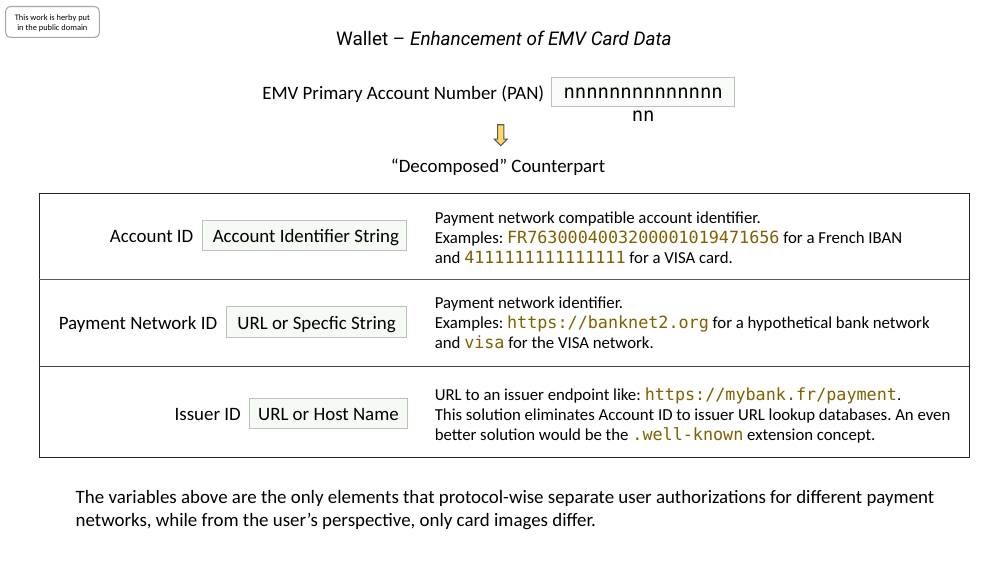
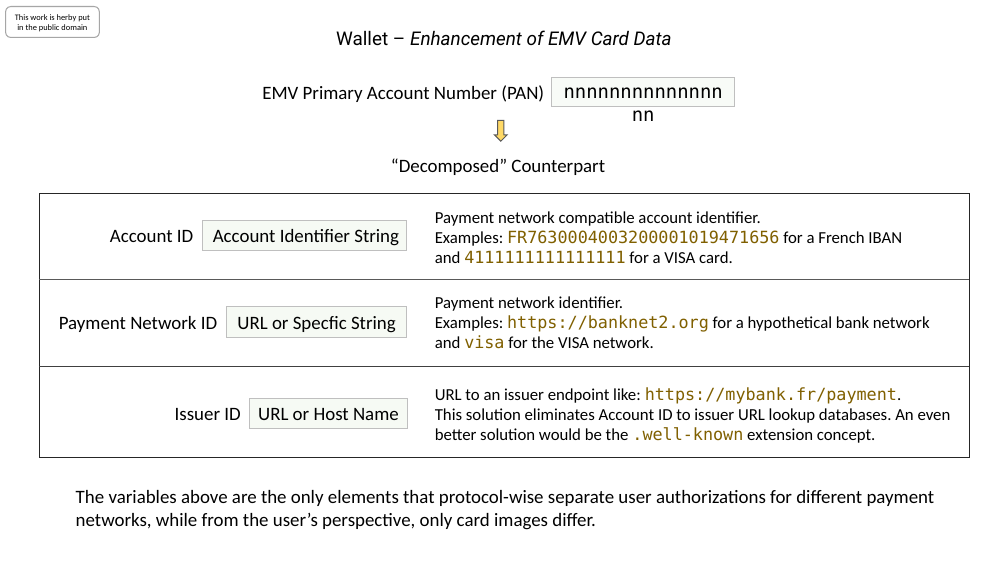
Before and after one commit to cyberphone/doc, a slide deck: slide 1 of defensive-publications/emv-data-enhancement.pptx. Drawn at 1008x567 pixels with LibreOffice and Linux fonts; fonts in the diff are those of the drawing. Boxes give left, top, right and bottom in pixels: in the first picture for what was removed or moved away, otherwise in the second. Text is boxed around its words. In the diff, an @@ line names an element or a change of style, - is before the commit and + after.

```diff
--- a/defensive-publications/emv-data-enhancement.pptx
+++ b/defensive-publications/emv-data-enhancement.pptx
@@ left arrow: place and size @@
-left arrow at [495, 124, 508, 146]
+left arrow at [495, 121, 508, 142]
```
Also in this commit, not shown: 1 other file.
